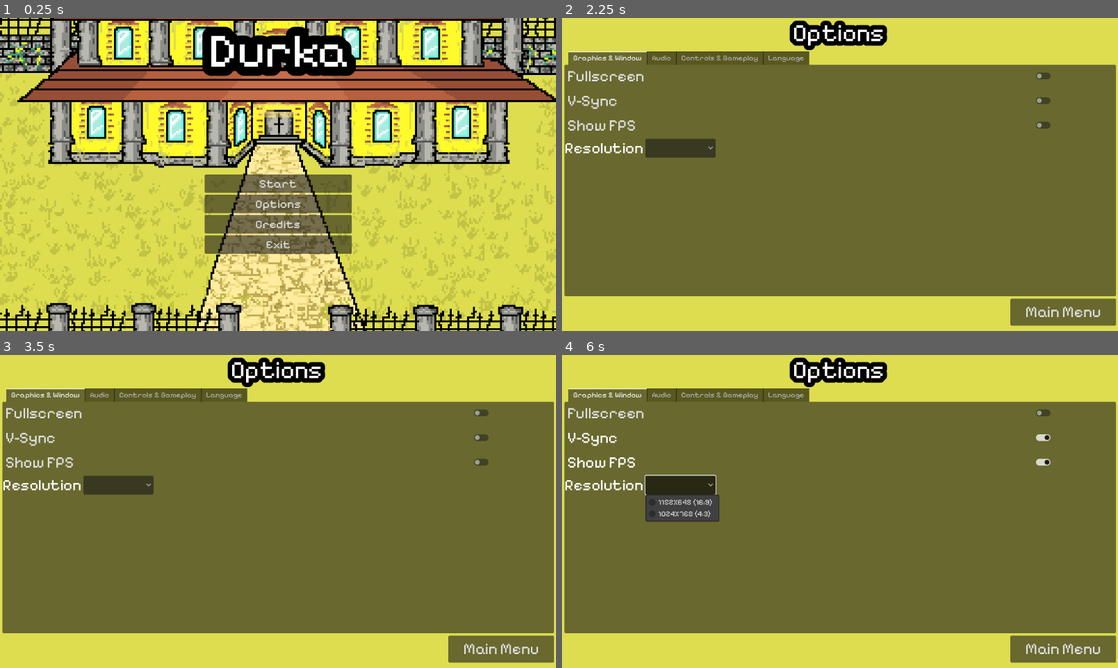
Above: before the commit, frames 1-4 (two rows, left to right).
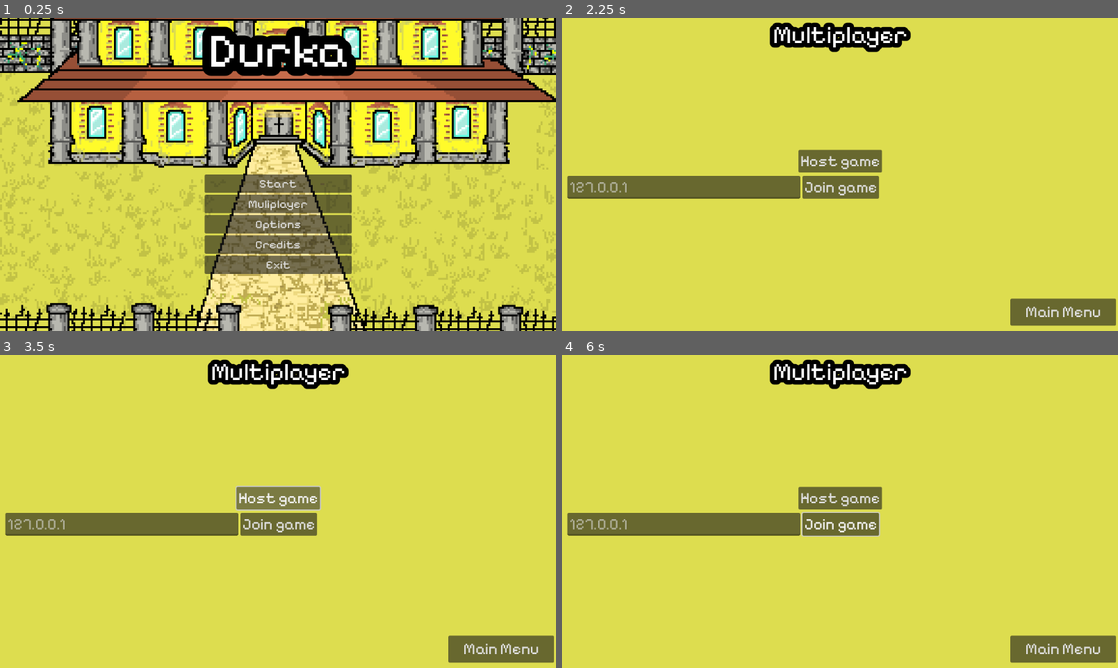
Above: after the commit, the same moments.

Repository: fawgio/durka-game
Game: Godot game, scene res://scenes/main.tscn
The game is run twice, just before and just after one commit, with the same random seed, the same clock (stepped at 60 frames per second) and the same inputs. The engine's default icon, where the game draws it, is replaced by a stand-in: a white triangle on a blue panel in a dark square.
Inputs (mouse positions are in pixels of both pictures, inside the frame that each line leads up to):
- Up to frame 1 (0.25 s): no input
- Up to frame 2 (2.25 s): click "Options" at 0.5 s; click "Main Menu" at 1.25 s; click (840, 205) at 2 s, where only the run after the commit has a clickable "Muliplayer"
- Up to frame 3 (3.5 s): click (278, 498) at 2.75 s, where only the run after the commit has a clickable "Host game"
- Up to frame 4 (6 s): click (840, 524) at 3.5 s, where only the run after the commit has a clickable "Join game"; click (806, 436) at 4.25 s, where only the run before the commit has a clickable "V-Sync"; click (806, 461) at 5 s, where only the run before the commit has a clickable "Show FPS"; click (678, 486) at 5.77 s

The runs differ from the first frame. In frame 1, 1.9% of the frame differs, in the area x 36-64%, y 58-82%; in frame 2, 72%; in frame 3, 72%; in frame 4, 73%, in the area x 0-100%, y 0-89%.
Error after the commit: Assertion failed: UPNP Discover Failed! Error 24 (res://scripts/sidemenu.gd:17)

Commit message:
Add some multiplayer features

Diff:
--- a/project.godot
+++ b/project.godot
@@ -14,6 +14,10 @@
 run/main_scene="uid://dnr88r6sgxegf"
 config/features=PackedStringArray("4.5", "Forward Plus")
 config/icon="res://icon.svg"
+
+[autoload]
+
+Singleton="*res://scripts/singleton.gd"
 
 [display]
 
--- /dev/null
+++ b/scenes/game.gd
@@ -0,0 +1,31 @@
+extends Node2D
+
+var players = 0
+
+var peer_list = []
+
+func _ready() -> void:
+	get_tree().get_multiplayer().peer_connected.connect(func _connect(id):
+		if Singleton.user_id == 0:
+			$player.peer_list.append(id)
+			print("Peer "+str(id)+ " joined!")
+	)
+
+func _process(delta: float) -> void:
+	for peer in $player.peer_list:
+		if !peer_list.has(peer):
+			add_player(peer)
+			peer_list.append(peer)
+
+func _init() -> void:
+	print("Add host")
+	add_player(0)
+
+func add_player(id,pname = "player"+str(players)):
+	var player = preload("res://scenes/player.tscn").instantiate()
+	player.name = pname if id != 0 else "player"
+	player.user_id = id
+	player.global_position = Vector2(-59,140)
+	add_child(player)
+	players+=1
+	print("	Add player, id "+str(player.user_id) + ", count "+str(players))
--- a/scenes/game.tscn
+++ b/scenes/game.tscn
@@ -1,15 +1,7 @@
-[gd_scene load_steps=56 format=3 uid="uid://mmrryhuhvy3r"]
-
-[ext_resource type="Script" uid="uid://budint7stixke" path="res://scripts/player.gd" id="1_d3gkt"]
-[ext_resource type="Texture2D" uid="uid://dr4e7bybiie2p" path="res://sprites/b4.png" id="2_462q4"]
-[ext_resource type="Texture2D" uid="uid://dn5nbtilpx2dg" path="res://sprites/b3.png" id="3_joooc"]
-[ext_resource type="Texture2D" uid="uid://heoloaibe7h" path="res://sprites/b5.png" id="3_vcl0t"]
-[ext_resource type="Texture2D" uid="uid://cng240ta3fptp" path="res://sprites/b2.png" id="4_lrr4k"]
-[ext_resource type="Texture2D" uid="uid://cpc3y8024ovo2" path="res://sprites/b1.png" id="5_achm8"]
-[ext_resource type="Texture2D" uid="uid://bj07vf73f1c47" path="res://sprites/b6.png" id="7_pmy8q"]
-[ext_resource type="PackedScene" uid="uid://do7ogp632sa8s" path="res://gui/gameGUI.tscn" id="8_nnnhd"]
+[gd_scene load_steps=35 format=3 uid="uid://mmrryhuhvy3r"]
+
+[ext_resource type="Script" uid="uid://cobimuguia3jc" path="res://scenes/game.gd" id="1_trtic"]
 [ext_resource type="Texture2D" uid="uid://gpwh3psjbu8e" path="res://tiles.png" id="8_o1wbe"]
-[ext_resource type="PackedScene" uid="uid://cdifpugha4adt" path="res://gui/inaGUI.tscn" id="9_w0h3j"]
 [ext_resource type="Script" uid="uid://dkun4cooirg1x" path="res://scripts/door.gd" id="11_8qhb1"]
 [ext_resource type="Texture2D" uid="uid://d26f0hixc63w0" path="res://icon.svg" id="12_ai5tw"]
 [ext_resource type="Script" uid="uid://dxm0ifati1wf1" path="res://scripts/enemy.gd" id="13_wcd31"]
@@ -132,131 +124,6 @@
 physics_layer_0/collision_layer = 1
 sources/1 = SubResource("TileSetAtlasSource_i28rj")
 
-[sub_resource type="CapsuleShape2D" id="CapsuleShape2D_al0rp"]
-radius = 6.0
-height = 17.0
-
-[sub_resource type="AtlasTexture" id="AtlasTexture_5u4vl"]
-atlas = ExtResource("2_462q4")
-region = Rect2(0, 0, 13, 17)
-
-[sub_resource type="AtlasTexture" id="AtlasTexture_diwro"]
-atlas = ExtResource("2_462q4")
-region = Rect2(0, 17, 13, 17)
-
-[sub_resource type="AtlasTexture" id="AtlasTexture_0sban"]
-atlas = ExtResource("3_vcl0t")
-region = Rect2(0, 17, 12, 17)
-
-[sub_resource type="AtlasTexture" id="AtlasTexture_uaq22"]
-atlas = ExtResource("3_vcl0t")
-region = Rect2(0, 0, 12, 17)
-
-[sub_resource type="AtlasTexture" id="AtlasTexture_pxiej"]
-atlas = ExtResource("3_joooc")
-region = Rect2(0, 0, 15, 17)
-
-[sub_resource type="AtlasTexture" id="AtlasTexture_n0nqe"]
-atlas = ExtResource("3_joooc")
-region = Rect2(15, 0, 15, 17)
-
-[sub_resource type="AtlasTexture" id="AtlasTexture_pn5l2"]
-atlas = ExtResource("3_joooc")
-region = Rect2(30, 0, 15, 17)
-
-[sub_resource type="AtlasTexture" id="AtlasTexture_4wbui"]
-atlas = ExtResource("5_achm8")
-region = Rect2(0, 0, 12, 17)
-
-[sub_resource type="AtlasTexture" id="AtlasTexture_5hwdt"]
-atlas = ExtResource("5_achm8")
-region = Rect2(12, 0, 12, 17)
-
-[sub_resource type="AtlasTexture" id="AtlasTexture_ngr4o"]
-atlas = ExtResource("5_achm8")
-region = Rect2(0, 0, 12, 17)
-
-[sub_resource type="AtlasTexture" id="AtlasTexture_1h76w"]
-atlas = ExtResource("5_achm8")
-region = Rect2(12, 0, 12, 17)
-
-[sub_resource type="SpriteFrames" id="SpriteFrames_3auj2"]
-animations = [{
-"frames": [{
-"duration": 1.0,
-"texture": SubResource("AtlasTexture_5u4vl")
-}, {
-"duration": 1.0,
-"texture": SubResource("AtlasTexture_diwro")
-}],
-"loop": true,
-"name": &"halated_idle",
-"speed": 5.0
-}, {
-"frames": [{
-"duration": 1.0,
-"texture": SubResource("AtlasTexture_0sban")
-}, {
-"duration": 1.0,
-"texture": SubResource("AtlasTexture_uaq22")
-}],
-"loop": true,
-"name": &"halated_north",
-"speed": 5.0
-}, {
-"frames": [{
-"duration": 1.0,
-"texture": SubResource("AtlasTexture_pxiej")
-}, {
-"duration": 1.0,
-"texture": SubResource("AtlasTexture_n0nqe")
-}, {
-"duration": 1.0,
-"texture": SubResource("AtlasTexture_pn5l2")
-}],
-"loop": true,
-"name": &"halated_walking",
-"speed": 5.0
-}, {
-"frames": [{
-"duration": 1.0,
-"texture": ExtResource("4_lrr4k")
-}],
-"loop": true,
-"name": &"hidden",
-"speed": 5.0
-}, {
-"frames": [{
-"duration": 1.0,
-"texture": SubResource("AtlasTexture_4wbui")
-}, {
-"duration": 1.0,
-"texture": SubResource("AtlasTexture_5hwdt")
-}],
-"loop": true,
-"name": &"idle",
-"speed": 5.0
-}, {
-"frames": [{
-"duration": 1.0,
-"texture": SubResource("AtlasTexture_ngr4o")
-}, {
-"duration": 1.0,
-"texture": SubResource("AtlasTexture_1h76w")
-}],
-"loop": true,
-"name": &"walking",
-"speed": 5.0
-}, {
-"frames": [{
-"duration": 1.0,
-"texture": ExtResource("7_pmy8q")
-}],
-"loop": true,
-"name": &"walking_north",
-"speed": 5.0
-}]
-
 [sub_resource type="RectangleShape2D" id="RectangleShape2D_u8cgo"]
 size = Vector2(20, 5)
 
@@ -415,43 +282,13 @@
 
 [node name="game" type="Node2D"]
 scale = Vector2(4, 4)
+script = ExtResource("1_trtic")
 
 [node name="tiles" type="TileMap" parent="."]
 tile_set = SubResource("TileSet_ugmxj")
 format = 2
 layer_0/tile_data = PackedInt32Array(-1507357, 65537, 1, -1441821, 65537, 2, -1376285, 65537, 0, -1310749, 65537, 1, -1 …(172592 unchanged characters)…
 
-[node name="player" type="CharacterBody2D" parent="."]
-z_index = 10
-position = Vector2(-59, 140.25)
-script = ExtResource("1_d3gkt")
-
-[node name="cam" type="Camera2D" parent="player"]
-
-[node name="col" type="CollisionShape2D" parent="player"]
-shape = SubResource("CapsuleShape2D_al0rp")
-
-[node name="spr" type="AnimatedSprite2D" parent="player"]
-sprite_frames = SubResource("SpriteFrames_3auj2")
-animation = &"walking_north"
-
-[node name="gameGUI" parent="player" instance=ExtResource("8_nnnhd")]
-z_index = 10
-offset_left = -144.25
-offset_top = -80.75
-offset_right = 719.75
-offset_bottom = 405.25
-mouse_filter = 2
-metadata/_edit_use_anchors_ = true
-
-[node name="inaGUI" parent="player" instance=ExtResource("9_w0h3j")]
-visible = false
-z_index = 10
-offset_left = -143.75
-offset_top = -80.5
-offset_right = 720.25
-offset_bottom = 405.5
-
 [node name="room0" type="Node2D" parent="."]
 visible = false
 position = Vector2(-155, 55)
@@ -488,6 +325,7 @@
 offset = Vector2(63.2048, 63.9999)
 
 [node name="room1" type="Node2D" parent="."]
+visible = false
 position = Vector2(-155, -105)
 
 [node name="parts" type="Control" parent="room1"]
@@ -522,6 +360,7 @@
 offset = Vector2(63.2048, 63.9999)
 
 [node name="room2" type="Node2D" parent="."]
+visible = false
 position = Vector2(-212.5, -168)
 
 [node name="parts" type="Control" parent="room2"]
@@ -769,7 +608,6 @@
 [node name="sanitar" type="CharacterBody2D" parent="."]
 position = Vector2(-98.5, 6.75)
 script = ExtResource("13_wcd31")
-SPEED = 0.0
 
 [node name="col" type="CollisionShape2D" parent="sanitar"]
 shape = SubResource("CapsuleShape2D_inisg")
--- a/scenes/main.tscn
+++ b/scenes/main.tscn
@@ -37,6 +37,11 @@
 theme_override_font_sizes/font_size = 25
 text = "Start"
 
+[node name="multi" type="Button" parent="VBoxContainer"]
+layout_mode = 2
+theme_override_font_sizes/font_size = 25
+text = "Muliplayer"
+
 [node name="opt" type="Button" parent="VBoxContainer"]
 layout_mode = 2
 theme_override_font_sizes/font_size = 25
@@ -64,6 +69,7 @@
 label_settings = SubResource("LabelSettings_o5qli")
 
 [connection signal="pressed" from="VBoxContainer/start" to="." method="start"]
+[connection signal="pressed" from="VBoxContainer/multi" to="." method="mult"]
 [connection signal="pressed" from="VBoxContainer/opt" to="." method="opt"]
 [connection signal="pressed" from="VBoxContainer/cred" to="." method="cred"]
 [connection signal="pressed" from="VBoxContainer/exit" to="." method="exit"]
--- /dev/null
+++ b/scenes/multi.tscn
@@ -0,0 +1,78 @@
+[gd_scene load_steps=3 format=3 uid="uid://dlbv0jgnoutnd"]
+
+[ext_resource type="Script" uid="uid://b6gpdf455nnjr" path="res://scripts/sidemenu.gd" id="1_shvxc"]
+
+[sub_resource type="LabelSettings" id="LabelSettings_x64or"]
+font_size = 50
+outline_size = 37
+outline_color = Color(0, 0, 0, 1)
+
+[node name="multi" type="Control"]
+layout_mode = 3
+anchors_preset = 15
+anchor_right = 1.0
+anchor_bottom = 1.0
+grow_horizontal = 2
+grow_vertical = 2
+script = ExtResource("1_shvxc")
+
+[node name="Camera2D" type="Camera2D" parent="."]
+
+[node name="ColorRect" type="ColorRect" parent="."]
+z_index = -10
+layout_mode = 0
+offset_left = -592.0
+offset_top = -342.0
+offset_right = 589.0
+offset_bottom = 337.0
+color = Color(0.8666667, 0.8666667, 0.30980393, 1)
+
+[node name="Label" type="Label" parent="."]
+layout_mode = 0
+offset_left = -139.0
+offset_top = -319.0
+offset_right = 155.0
+offset_bottom = -255.0
+theme_override_font_sizes/font_size = 100
+text = "Multiplayer "
+label_settings = SubResource("LabelSettings_x64or")
+
+[node name="exit" type="Button" parent="."]
+layout_mode = 0
+offset_left = 353.0
+offset_top = 257.0
+offset_right = 572.0
+offset_bottom = 313.0
+theme_override_font_sizes/font_size = 32
+text = "Main Menu"
+
+[node name="host" type="Button" parent="."]
+layout_mode = 0
+offset_left = -86.0
+offset_top = -51.0
+offset_right = 87.0
+offset_bottom = -4.0
+theme_override_font_sizes/font_size = 32
+text = "Host game"
+
+[node name="join" type="Button" parent="."]
+layout_mode = 0
+offset_left = -78.0
+offset_top = 3.0
+offset_right = 81.0
+offset_bottom = 50.0
+theme_override_font_sizes/font_size = 32
+text = "Join game"
+
+[node name="ip" type="LineEdit" parent="."]
+layout_mode = 0
+offset_left = -565.0
+offset_top = 3.0
+offset_right = -82.0
+offset_bottom = 50.0
+theme_override_font_sizes/font_size = 32
+placeholder_text = "127.0.0.1"
+
+[connection signal="pressed" from="exit" to="." method="exit"]
+[connection signal="pressed" from="host" to="." method="host_game"]
+[connection signal="pressed" from="join" to="." method="join_game"]
--- /dev/null
+++ b/scenes/player.tscn
@@ -0,0 +1,168 @@
+[gd_scene load_steps=23 format=3 uid="uid://gl3m4rbe71tm"]
+
+[ext_resource type="Script" uid="uid://budint7stixke" path="res://scripts/player.gd" id="1_ur7pv"]
+[ext_resource type="Texture2D" uid="uid://dr4e7bybiie2p" path="res://sprites/b4.png" id="2_y4r1p"]
+[ext_resource type="Texture2D" uid="uid://heoloaibe7h" path="res://sprites/b5.png" id="3_d2wvv"]
+[ext_resource type="Texture2D" uid="uid://dn5nbtilpx2dg" path="res://sprites/b3.png" id="4_3v2ag"]
+[ext_resource type="Texture2D" uid="uid://cng240ta3fptp" path="res://sprites/b2.png" id="5_jej6c"]
+[ext_resource type="Texture2D" uid="uid://cpc3y8024ovo2" path="res://sprites/b1.png" id="6_f1ej7"]
+[ext_resource type="Texture2D" uid="uid://bj07vf73f1c47" path="res://sprites/b6.png" id="7_oprun"]
+[ext_resource type="PackedScene" uid="uid://do7ogp632sa8s" path="res://gui/gameGUI.tscn" id="8_a8ls1"]
+[ext_resource type="PackedScene" uid="uid://cdifpugha4adt" path="res://gui/inaGUI.tscn" id="9_qfm1y"]
+
+[sub_resource type="CapsuleShape2D" id="CapsuleShape2D_fulsm"]
+radius = 6.0
+height = 17.0
+
+[sub_resource type="AtlasTexture" id="AtlasTexture_5u4vl"]
+atlas = ExtResource("2_y4r1p")
+region = Rect2(0, 0, 13, 17)
+
+[sub_resource type="AtlasTexture" id="AtlasTexture_diwro"]
+atlas = ExtResource("2_y4r1p")
+region = Rect2(0, 17, 13, 17)
+
+[sub_resource type="AtlasTexture" id="AtlasTexture_0sban"]
+atlas = ExtResource("3_d2wvv")
+region = Rect2(0, 17, 12, 17)
+
+[sub_resource type="AtlasTexture" id="AtlasTexture_uaq22"]
+atlas = ExtResource("3_d2wvv")
+region = Rect2(0, 0, 12, 17)
+
+[sub_resource type="AtlasTexture" id="AtlasTexture_pxiej"]
+atlas = ExtResource("4_3v2ag")
+region = Rect2(0, 0, 15, 17)
+
+[sub_resource type="AtlasTexture" id="AtlasTexture_n0nqe"]
+atlas = ExtResource("4_3v2ag")
+region = Rect2(15, 0, 15, 17)
+
+[sub_resource type="AtlasTexture" id="AtlasTexture_pn5l2"]
+atlas = ExtResource("4_3v2ag")
+region = Rect2(30, 0, 15, 17)
+
+[sub_resource type="AtlasTexture" id="AtlasTexture_4wbui"]
+atlas = ExtResource("6_f1ej7")
+region = Rect2(0, 0, 12, 17)
+
+[sub_resource type="AtlasTexture" id="AtlasTexture_5hwdt"]
+atlas = ExtResource("6_f1ej7")
+region = Rect2(12, 0, 12, 17)
+
+[sub_resource type="AtlasTexture" id="AtlasTexture_ngr4o"]
+atlas = ExtResource("6_f1ej7")
+region = Rect2(0, 0, 12, 17)
+
+[sub_resource type="AtlasTexture" id="AtlasTexture_1h76w"]
+atlas = ExtResource("6_f1ej7")
+region = Rect2(12, 0, 12, 17)
+
+[sub_resource type="SpriteFrames" id="SpriteFrames_4r5pv"]
+animations = [{
+"frames": [{
+"duration": 1.0,
+"texture": SubResource("AtlasTexture_5u4vl")
+}, {
+"duration": 1.0,
+"texture": SubResource("AtlasTexture_diwro")
+}],
+"loop": true,
+"name": &"halated_idle",
+"speed": 5.0
+}, {
+"frames": [{
+"duration": 1.0,
+"texture": SubResource("AtlasTexture_0sban")
+}, {
+"duration": 1.0,
+"texture": SubResource("AtlasTexture_uaq22")
+}],
+"loop": true,
+"name": &"halated_north",
+"speed": 5.0
+}, {
+"frames": [{
+"duration": 1.0,
+"texture": SubResource("AtlasTexture_pxiej")
+}, {
+"duration": 1.0,
+"texture": SubResource("AtlasTexture_n0nqe")
+}, {
+"duration": 1.0,
+"texture": SubResource("AtlasTexture_pn5l2")
+}],
+"loop": true,
+"name": &"halated_walking",
+"speed": 5.0
+}, {
+"frames": [{
+"duration": 1.0,
+"texture": ExtResource("5_jej6c")
+}],
+"loop": true,
+"name": &"hidden",
+"speed": 5.0
+}, {
+"frames": [{
+"duration": 1.0,
+"texture": SubResource("AtlasTexture_4wbui")
+}, {
+"duration": 1.0,
+"texture": SubResource("AtlasTexture_5hwdt")
+}],
+"loop": true,
+"name": &"idle",
+"speed": 5.0
+}, {
+"frames": [{
+"duration": 1.0,
+"texture": SubResource("AtlasTexture_ngr4o")
+}, {
+"duration": 1.0,
+"texture": SubResource("AtlasTexture_1h76w")
+}],
+"loop": true,
+"name": &"walking",
+"speed": 5.0
+}, {
+"frames": [{
+"duration": 1.0,
+"texture": ExtResource("7_oprun")
+}],
+"loop": true,
+"name": &"walking_north",
+"speed": 5.0
+}]
+
+[node name="player" type="CharacterBody2D"]
+z_index = 10
+script = ExtResource("1_ur7pv")
+
+[node name="cam" type="Camera2D" parent="."]
+
+[node name="col" type="CollisionShape2D" parent="."]
+shape = SubResource("CapsuleShape2D_fulsm")
+
+[node name="spr" type="AnimatedSprite2D" parent="."]
+sprite_frames = SubResource("SpriteFrames_4r5pv")
+animation = &"idle"
+frame = 1
+frame_progress = 0.05501526
+
+[node name="gameGUI" parent="." instance=ExtResource("8_a8ls1")]
+z_index = 10
+offset_left = -144.25
+offset_top = -80.75
+offset_right = 719.75
+offset_bottom = 405.25
+mouse_filter = 2
+metadata/_edit_use_anchors_ = true
+
+[node name="inaGUI" parent="." instance=ExtResource("9_qfm1y")]
+visible = false
+z_index = 10
+offset_left = -143.75
+offset_top = -80.5
+offset_right = 720.25
+offset_bottom = 405.5
--- a/scripts/closet.gd
+++ b/scripts/closet.gd
@@ -3,7 +3,7 @@
 @onready var stored = plr.CLOTHING.halat
 
 func _ready() -> void:
-	title = "Closet"
+	title = "Hanger"
 	text = "You can get or put your clothing here \n Inventory: " + stored.name
 	buttons = ["Get clothing","Put clothing"]
 	funcs = [
--- a/scripts/enemy.gd
+++ b/scripts/enemy.gd
@@ -53,7 +53,7 @@
 	else:
 		spr.flip_h = 0
 
-	move_and_slide()
+	relocate()
 
 	# Colliding
 	for index in get_slide_collision_count():
--- a/scripts/mainmenu.gd
+++ b/scripts/mainmenu.gd
@@ -3,21 +3,29 @@
 var level
 var options
 var credits
+var multi
 
 func _ready() -> void:
-	level = preload("res://scenes/game.tscn").instantiate()
+	level = preload("res://scenes/game.tscn")
 	options = preload("res://scenes/options.tscn").instantiate()
 	credits = preload("res://scenes/credits.tscn").instantiate()
+	multi = preload("res://scenes/multi.tscn").instantiate()
 
 	get_tree().root.add_child(credits)
 
 func start():
-	get_tree().root.add_child(level)
+	Singleton.user_id = 0
+	get_tree().root.add_child(level.instantiate())
 	$cam.enabled = false
 	self.hide()
 
 func opt():
 	get_tree().root.add_child(options)
+	self.hide()
+
+func mult():
+	get_tree().root.add_child(multi)
+	$cam.enabled = false
 	self.hide()
 
 func cred():
--- a/scripts/npc.gd
+++ b/scripts/npc.gd
@@ -40,4 +40,12 @@
 
 func _physics_process(delta):
 	move(delta)
-	move_and_slide()
+	relocate()
+
+func relocate():
+	if Singleton.user_id == 0:
+		move_and_slide()
+		rpc("_set_pos",global_transform.origin)
+
+@rpc("any_peer") func _set_pos(ori):
+	global_transform.origin = ori
--- a/scripts/player.gd
+++ b/scripts/player.gd
@@ -12,6 +12,10 @@
 var inv = []
 var clothing = CLOTHING.no
 var lives = 3
+
+var peer_list = []
+
+var user_id = -1
 
 var collided
 
@@ -106,4 +110,19 @@
 	else:
 		spr.flip_h = 0
 
-	move_and_slide()
+	if user_id == Singleton.user_id:
+		move_and_slide()
+		rpc("_set_pos",global_transform.origin)
+		rpc("_set_peers",peer_list)
+
+func _ready() -> void:
+	if user_id != Singleton.user_id:
+		$cam.enabled = false
+		$gameGUI.hide()
+		$inaGUI.hide()
+
+@rpc("any_peer") func _set_pos(ori):
+	global_transform.origin = ori
+
+@rpc("any_peer") func _set_peers(peers):
+	peer_list = peers
--- a/scripts/sidemenu.gd
+++ b/scripts/sidemenu.gd
@@ -6,3 +6,50 @@
 
 func meta_click(meta):
 	OS.shell_open(str(meta))
+
+func host_game():
+	var upnp := UPNP.new()
+
+	var discover_result = upnp.discover()
+
+	print(upnp.get_device_count())
+
+	assert(discover_result == UPNP.UPNP_RESULT_SUCCESS, \
+		"UPNP Discover Failed! Error %s " % discover_result)
+
+	assert(upnp.get_gateway() and upnp.get_gateway().is_valid_gateway(), \
+		"UPNP Invalid Gateway!")
+
+	var map_result = upnp.add_port_mapping(8080)
+	assert(map_result == UPNP.UPNP_RESULT_SUCCESS, \
+		"UPNP Por Mapping Failed! Error %s " % map_result)
+
+	print("Sucess! Join address: ")
+	print(upnp.query_external_address())
+	var server = ENetMultiplayerPeer.new()
+	server.create_server(8080)
+	get_tree().get_multiplayer().multiplayer_peer = server
+	Singleton.user_id = 0
+	get_tree().root.add_child(preload("res://scenes/game.tscn").instantiate())
+	queue_free()
+	print("HOSTING")
+	print("Your ip " + str(IP.get_local_addresses()))
+	print("Your id "+str(Singleton.user_id))
+
+func join_game():
+	var client = ENetMultiplayerPeer.new()
+	var error = client.create_client($ip.text,8080)
+	if error != OK:
+		print("ERROR ",error)
+	else:
+		get_tree().get_multiplayer().multiplayer_peer = client
+		Singleton.user_id = get_tree().get_multiplayer().get_unique_id()
+
+
+func _ready() -> void:
+	get_tree().get_multiplayer().peer_connected.connect(func (id):
+		get_tree().root.add_child(preload("res://scenes/game.tscn").instantiate())
+		queue_free()
+		print("JOINING A GAME")
+		print("Your id "+str(Singleton.user_id))
+	)
--- /dev/null
+++ b/scripts/singleton.gd
@@ -0,0 +1,2 @@
+extends Node
+var user_id = -1
Not shown, changed: export_presets.cfg
Not shown, added: scenes/game.gd.uid
Not shown, added: scripts/singleton.gd.uid
Not shown, added: build/durka
Not shown, added: build/durka.console.exe
Not shown, added: build/durka.exe
Not shown, added: build/durka.pck
Not shown, added: build/durka.sh
Not shown, added: build/durka.x86_64
